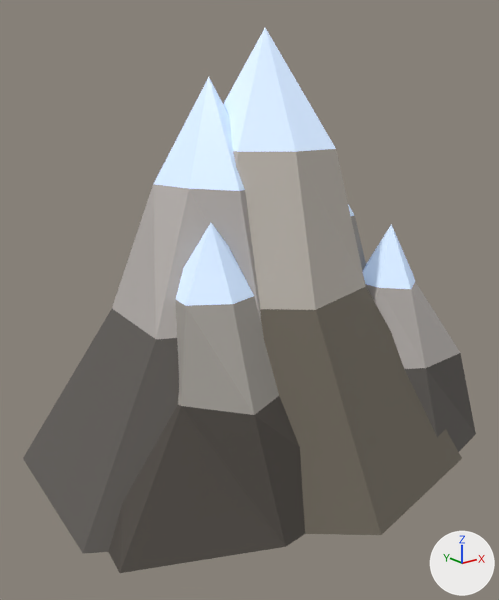
An edit to the glTF model public/assets/3d/props/mountain-0.glb, drawn before and after from the same camera.
One viewpoint serves both versions: a camera (50 mm lens) standing at (-1.99, -2.37, 1.67) and looking at (-0.06, 0.04, 0.71). Lighting does not change. The marker at lower right points along +X, +Y and +Z. The older version comes first.

In view in the first picture: 'mountain-0', 'mountain-1', 'mountain-2'.
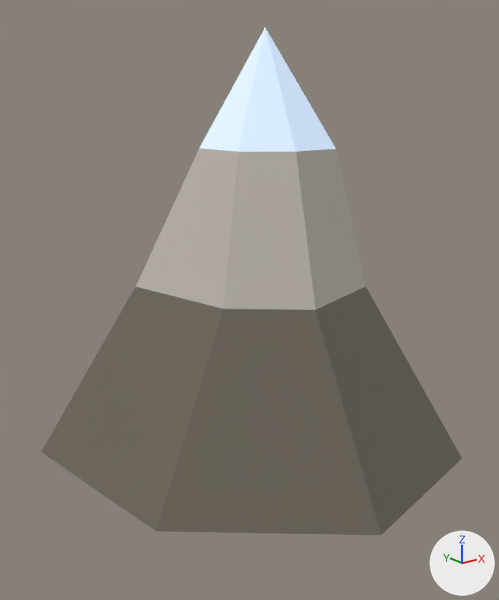
Changed parts and their boxes (x1, y1, x2, y2) in the pictures (499 x 600 px):
```json
{"object": "mountain-1", "change": "deleted", "before": [23, 77, 476, 553], "faces in mat_mtn_l_1 (dark grey #615d59)": [23, 309, 476, 553], "faces in mat_mtn_u_1 (grey #b5afac)": [112, 184, 460, 369], "faces in mat_mtn_s_1 (pale blue #e1eff9, glowing blue #506a90)": [154, 77, 415, 289]}
{"object": "mountain-2", "change": "deleted", "before": [109, 205, 366, 573], "faces in mat_mtn_l_2 (dark grey #504b45)": [109, 396, 305, 573], "faces in mat_mtn_u_2 (grey #a29e97)": [176, 215, 366, 415], "faces in mat_mtn_s_2 (pale blue #e2f0fa, glowing blue #506a90)": [176, 205, 354, 306]}
```

Edits to the scene script, one JSON object a line:
```json
{"op": "remove", "block": "ob_mountain_1", "code": ["ob_mountain_1 = bpy.data.objects.new('mountain-1', me_mountain_1)", "ob_mountain_1.location = (0.0, 0.0, 0.0)"]}
{"op": "remove", "block": "ob_mountain_2", "code": ["ob_mountain_2 = bpy.data.objects.new('mountain-2', me_mountain_2)", "ob_mountain_2.location = (0.0, 0.0, 0.0)"]}
```
